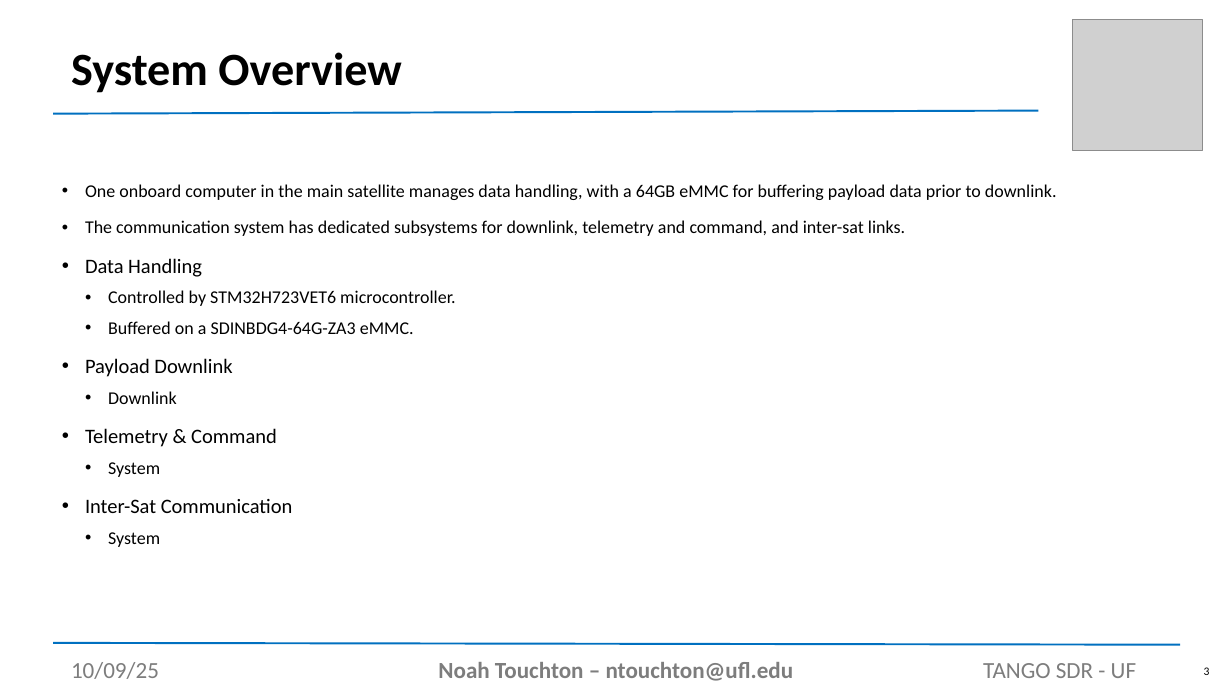
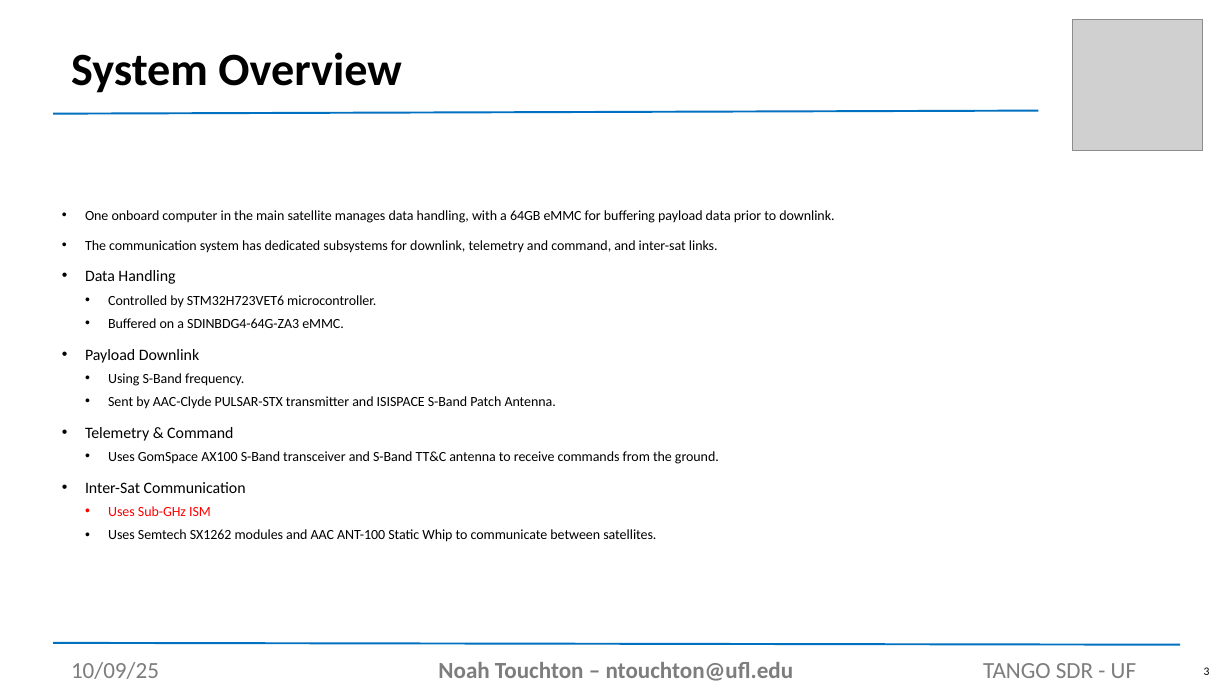
Before and after one commit to noahtouchton/School, a slide deck: slide 3 of Fall 2025/Aero Design 1/PowerPoint/SDR Presentation Template.pptx. Drawn at 1232x693 pixels with LibreOffice and Linux fonts; fonts in the diff are those of the drawing; grey boxes stand for pictures. Boxes give left, top, right and bottom in pixels: in the first picture for what was removed or moved away, otherwise in the second. Text is boxed around its words. In the diff, an @@ line names an element or a change of style, - is before the commit and + after.

Commit message:
new

```diff
--- a/Fall 2025/Aero Design 1/PowerPoint/SDR Presentation Template.pptx
+++ b/Fall 2025/Aero Design 1/PowerPoint/SDR Presentation Template.pptx
@@ text at <box>85,210,834,493</box>: size 14 to 10.8 pt in "One onboard computer in the main satellite ...", "The communication system has dedicated subsystems for ...", "Controlled by STM32H723VET6 microcontroller.", "Buffered on a SDINBDG4-64G-ZA3 eMMC."; size 16 to 12.4 pt in "Data Handling", "Payload Downlink", "Telemetry & Command", "Inter-Sat Communication"; line spacing 1.1 to 1 @@
@@ text at <box>108,373,556,409</box>: text changed; size 14 to 10.8 pt @@
-  • Downlink
+  • Using S-Band frequency.
+  • Sent by AAC-Clyde PULSAR-STX transmitter and ISISPACE S-Band Patch Antenna.
@@ text at <box>108,451,719,464</box>: text changed; size 14 to 10.8 pt @@
-  • System
+  • Uses GomSpace AX100 S-Band transceiver and S-Band TT&C antenna to receive commands from the ground.
@@ text at <box>108,506,656,542</box>: text changed; size 14 to 10.8 pt @@
-  • System
+  • Uses Sub-GHz ISM
+  • Uses Semtech SX1262 modules and AAC ANT-100 Static Whip to communicate between satellites.
```
